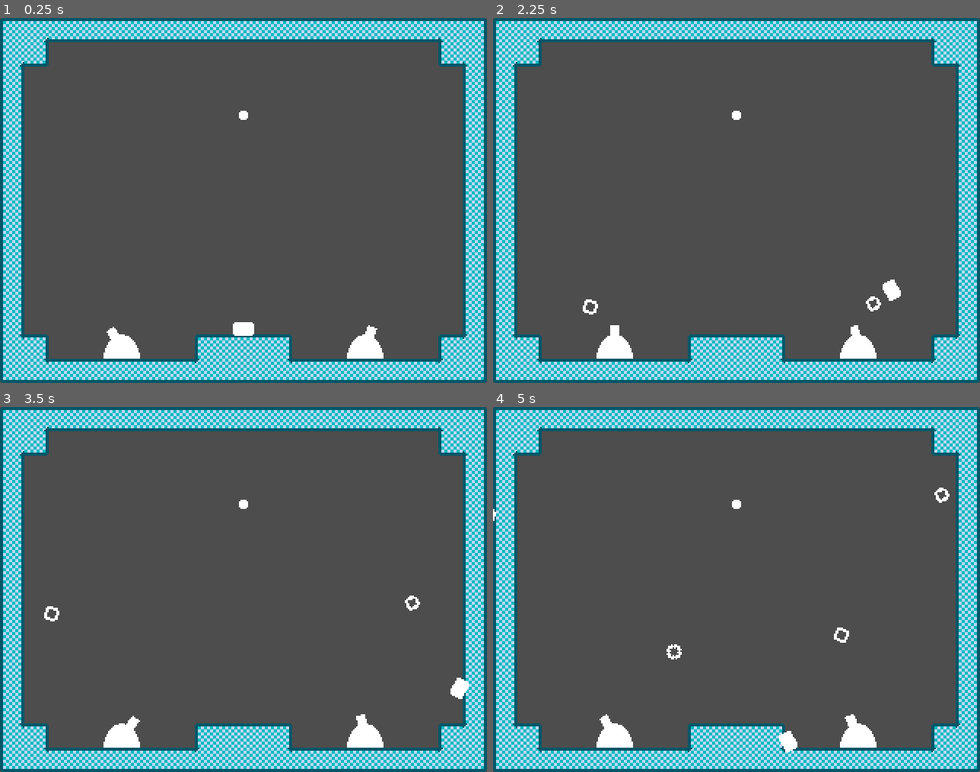
Above: before the commit, frames 1-4 (two rows, left to right).
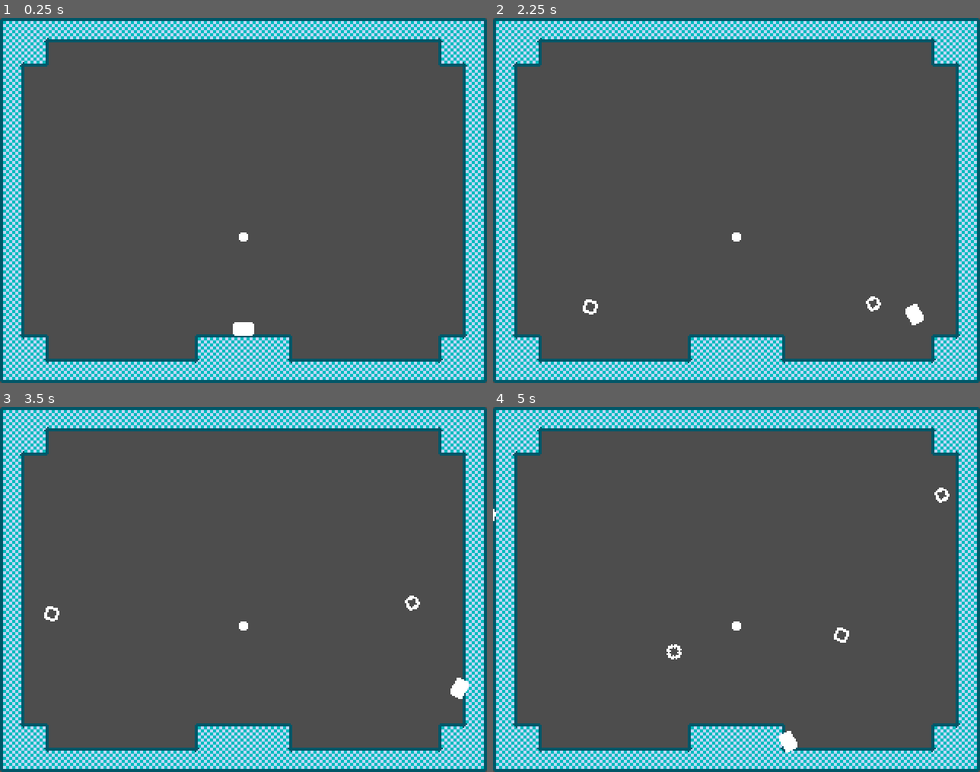
Above: after the commit, the same moments.

Repository: thcheetah777/parry-prototype
Game: Godot game, scene res://main.tscn
The game is run twice, just before and just after one commit, with the same random seed, the same clock (stepped at 60 frames per second) and the same inputs.
Inputs:
- Up to frame 1 (0.25 s): no input
- Up to frame 2 (2.25 s): hold Right (right) 0.53-2.03 s; tap X (parry) at 0.6, 1.35, 2.1 s; tap Z (jump) at 0.77, 1.52 s; hold Left (left) from 2.03 s (still down)
- Up to frame 3 (3.5 s): release Left (left) at 2.78 s; hold Right (right) from 2.78 s (still down); tap X (parry) at 2.85 s; tap Z (jump) at 3.02 s
- Up to frame 4 (5 s): tap X (parry) at 3.6, 4.35 s; tap Z (jump) at 3.77, 4.52 s; release Right (right) at 4.28 s; hold Left (left) from 4.28 s (still down)

The runs differ from the first frame. In frame 1, 0.9% of the frame differs, in the area x 21-79%, y 25-94%; in frame 2, 1.2%, in the area x 21-89%, y 25-94%; in frame 3, 1.0%; in frame 4, 1.0%.

Commit message:
⚔️ better parrying

Diff:
--- a/main.tscn
+++ b/main.tscn
@@ -501,10 +501,12 @@
 position = Vector2(160, 184)
 
 [node name="ParryPoint" parent="World" instance=ExtResource("3_m862k")]
-position = Vector2(160, 64)
+position = Vector2(160, 144)
 
 [node name="Turret" parent="World" instance=ExtResource("4_2us64")]
+visible = false
 position = Vector2(80, 224)
 
 [node name="Turret2" parent="World" instance=ExtResource("4_2us64")]
+visible = false
 position = Vector2(240, 224)
--- a/player.gd
+++ b/player.gd
@@ -14,7 +14,8 @@
 @export_group("Parrying")
 @export var parry_rotation_speed = 500
 @export var parry_distance = 25
-@export var parry_knockback = 350
+@export var parry_knockback = 400
+@export var parry_extra_y_velocity = 50
 
 @export_group("Animation")
 @export var stretch = 1.8
@@ -89,10 +90,8 @@
 		sprite.scale = Vector2(original_scale.x * squash, original_scale.y / squash)
 
 func parry_state(input: float, delta: float):
-	# run_rotation = input * run_rotation_degrees
 	parry_angle += input * parry_rotation_speed * delta
 	var direction = (Vector2.RIGHT).rotated(deg_to_rad(parry_angle))
-	position = position.move_toward(current_parryable.position + direction * parry_distance, parry_rotation_smoothing * delta)
 	set_arrow(direction)
 
 	if Input.is_action_just_released("parry") and current_parryable:
@@ -111,8 +110,9 @@
 
 func end_parry():
 	print("end parry")
-	var direction = (position - current_parryable.position).normalized()
-	velocity += direction * parry_knockback
+	var direction = (arrow.position - current_parryable.position).normalized()
+	velocity += -direction * parry_knockback
+	velocity.y -= parry_extra_y_velocity
 	current_parryable = null
 	arrow.visible = false
 	state = MOVE
